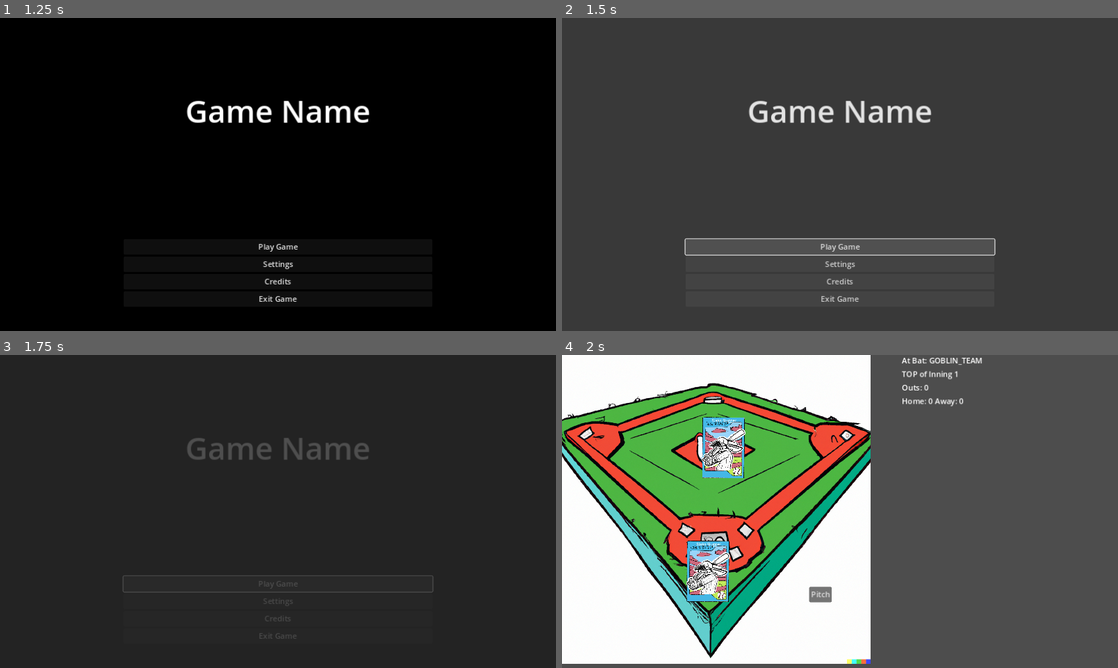
Above: before the commit, frames 1-4 (two rows, left to right).
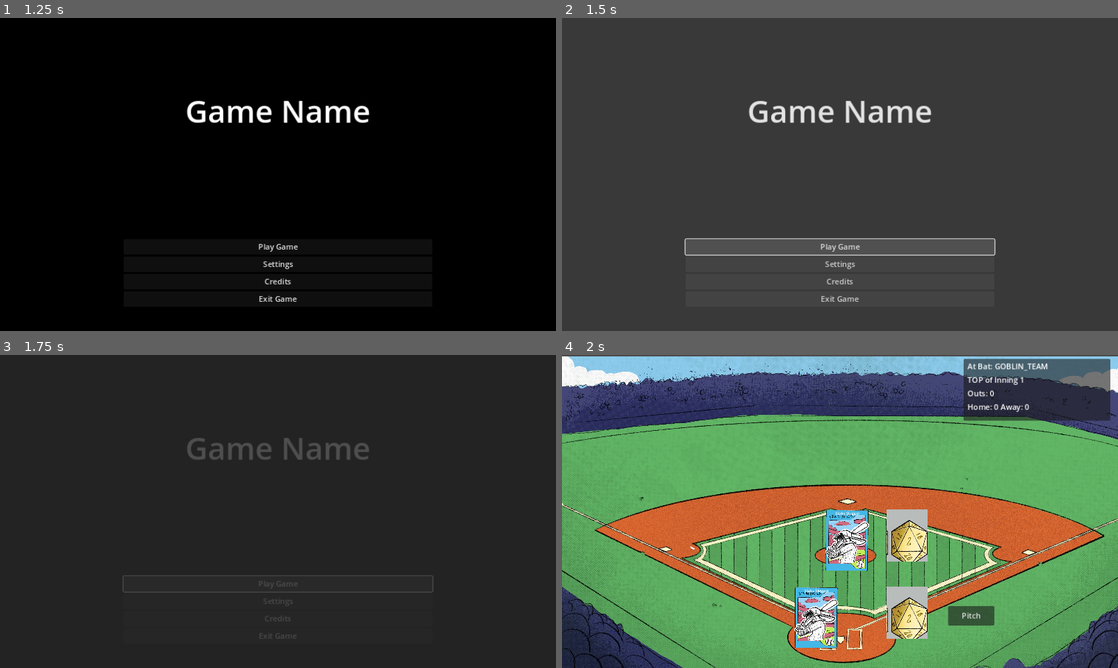
Above: after the commit, the same moments.

Repository: Zami77/MonsterModeBaseball
Game: Godot game, scene res://src/managers/game_manager/GameManager.tscn
Same seed, same stepped clock (60 frames per second), same inputs: the game is played once before the commit and once after it. Sound files missing from this copy of the repository are replaced by a short silence.
Inputs (mouse positions are in pixels of both pictures, inside the frame that each line leads up to):
- Up to frame 1 (1.25 s): move the mouse to (400, 158) at 0.52 s
- Up to frame 2 (1.5 s): click "Play Game" at 1.25 s
- Up to frame 3 (1.75 s): no input
- Up to frame 4 (2 s): no input

Frames 1-3 are identical in both runs. In frame 4, 97% of the frame differs, in the area x 0-100%, y 0-100%.

Commit message:
dice chucker and dice helper impl

Diff:
--- a/project.godot
+++ b/project.godot
@@ -20,6 +20,7 @@
 DataManager="*res://src/managers/DataManager.gd"
 AudioManager="*res://src/managers/AudioManager.gd"
 SettingsManager="*res://src/managers/SettingsManager.gd"
+DiceRollHelper="*res://src/common/DiceRollHelper.gd"
 
 [display]
 
--- /dev/null
+++ b/src/common/DiceRollHelper.gd
@@ -0,0 +1,23 @@
+extends Node
+
+var rng = RandomNumberGenerator.new()
+
+var dice_bag: Array[int] = []
+var dice_bag_size = 2
+
+func _ready():
+	rng.randomize()
+	_fill_bags()
+
+func roll_die() -> int:
+	if not dice_bag:
+		_fill_bags()
+
+	return dice_bag.pop_at(rng.randi_range(0, len(dice_bag) - 1))
+
+func _fill_bags() -> void:
+	dice_bag = []
+
+	for bag in dice_bag_size:
+		for i in range(1, 21):
+			dice_bag.append(i)
--- /dev/null
+++ b/src/dice_chucker/DiceChucker.gd
@@ -0,0 +1,14 @@
+class_name DiceChucker
+extends Node2D
+
+signal value_shown
+
+@onready var dice_sprite: Sprite2D = $DiceSprite
+@onready var animation_player: AnimationPlayer = $AnimationPlayer
+
+func chuck_dice(dice_val: int) -> void:
+	animation_player.play("chuck")
+	await animation_player.animation_finished
+
+	dice_sprite.frame = dice_val - 1
+	emit_signal("value_shown")
--- /dev/null
+++ b/src/dice_chucker/DiceChucker.tscn
@@ -0,0 +1,67 @@
+[gd_scene load_steps=5 format=3 uid="uid://dm5wcc88l2b"]
+
+[ext_resource type="Script" path="res://src/dice_chucker/DiceChucker.gd" id="1_bfij5"]
+[ext_resource type="Texture2D" uid="uid://bbpjwodoxtqiy" path="res://src/dice_chucker/dice_faces.JPG" id="2_4dxdb"]
+
+[sub_resource type="Animation" id="Animation_nqmap"]
+resource_name = "chuck"
+length = 0.5
+tracks/0/type = "value"
+tracks/0/imported = false
+tracks/0/enabled = true
+tracks/0/path = NodePath("DiceSprite:position")
+tracks/0/interp = 1
+tracks/0/loop_wrap = true
+tracks/0/keys = {
+"times": PackedFloat32Array(0, 0.1, 0.2, 0.3, 0.4, 0.5),
+"transitions": PackedFloat32Array(1, 1, 1, 1, 1, 1),
+"update": 0,
+"values": [Vector2(0, 0), Vector2(-8, 4), Vector2(0, -4), Vector2(8, -4), Vector2(-4, 2), Vector2(0, 0)]
+}
+tracks/1/type = "value"
+tracks/1/imported = false
+tracks/1/enabled = true
+tracks/1/path = NodePath("DiceSprite:rotation")
+tracks/1/interp = 1
+tracks/1/loop_wrap = true
+tracks/1/keys = {
+"times": PackedFloat32Array(0, 0.2, 0.5),
+"transitions": PackedFloat32Array(1, 1, 1),
+"update": 0,
+"values": [0.0, 3.14159, 6.28319]
+}
+tracks/2/type = "value"
+tracks/2/imported = false
+tracks/2/enabled = true
+tracks/2/path = NodePath("DiceSprite:skew")
+tracks/2/interp = 1
+tracks/2/loop_wrap = true
+tracks/2/keys = {
+"times": PackedFloat32Array(0, 0.3, 0.5),
+"transitions": PackedFloat32Array(1, 1, 1),
+"update": 0,
+"values": [0.0, 1.56905, 0.0]
+}
+
+[sub_resource type="AnimationLibrary" id="AnimationLibrary_002gp"]
+_data = {
+"chuck": SubResource("Animation_nqmap")
+}
+
+[node name="DiceChucker" type="Node2D"]
+script = ExtResource("1_bfij5")
+
+[node name="AnimationPlayer" type="AnimationPlayer" parent="."]
+libraries = {
+"": SubResource("AnimationLibrary_002gp")
+}
+
+[node name="DiceSprite" type="Sprite2D" parent="."]
+position = Vector2(-4.76837e-07, 9.53674e-07)
+rotation = 6.28319
+scale = Vector2(0.2, 0.22)
+texture = ExtResource("2_4dxdb")
+centered = false
+hframes = 5
+vframes = 5
+frame = 1
--- a/src/managers/match_manager/MatchManager.gd
+++ b/src/managers/match_manager/MatchManager.gd
@@ -10,10 +10,10 @@
 
 @onready var bases_manager: BasesManager = $BasesManager
 @onready var pitch_swing_button: DefaultButton = $PitchSwingButton
-@onready var at_bat_label: Label = $GameStatsContainer/AtBatLabel
-@onready var inning_label: Label = $GameStatsContainer/InningLabel
-@onready var outs_label: Label = $GameStatsContainer/OutsLabel
-@onready var score_label: Label = $GameStatsContainer/ScoreLabel
+@onready var at_bat_label: Label = $StatsPanel/GameStatsContainer/AtBatLabel
+@onready var inning_label: Label = $StatsPanel/GameStatsContainer/InningLabel
+@onready var outs_label: Label = $StatsPanel/GameStatsContainer/OutsLabel
+@onready var score_label: Label = $StatsPanel/GameStatsContainer/ScoreLabel
 
 # home team bats in the bottom of the inning
 var home_team: MonsterTeam
@@ -70,9 +70,15 @@
 func _execute_swing() -> void:
 	match_state = MatchState.MID_PITCH_SWING
 
-	var batter_roll = _roll_die()
-	var pitcher_roll = _roll_die()
+	var batter_roll = DiceRollHelper.roll_die()
+	var pitcher_roll = DiceRollHelper.roll_die()
 	print ("batter_roll: %d\tpitcher_roll: %d" % [batter_roll, pitcher_roll])
+
+	bases_manager.pitcher_dice_chucker.chuck_dice(pitcher_roll)
+	await bases_manager.pitcher_dice_chucker.value_shown
+
+	bases_manager.batter_dice_chucker.chuck_dice(batter_roll)
+	await bases_manager.batter_dice_chucker.value_shown
 
 	var swing_result
 	if batter_roll >= pitcher_roll:
@@ -89,9 +95,6 @@
 		_get_next_batter()
 
 	match_state = MatchState.MID_MATCH
-
-func _roll_die() -> int:
-	return rng.randi_range(1, 20)
 
 func _end_match() -> void:
 	match_state = MatchState.END_MATCH
--- a/src/managers/match_manager/MatchManager.tscn
+++ b/src/managers/match_manager/MatchManager.tscn
@@ -13,31 +13,39 @@
 [node name="BasesManager" parent="." instance=ExtResource("2_x2ck3")]
 
 [node name="PitchSwingButton" type="Button" parent="."]
-offset_left = 512.0
-offset_top = 480.0
-offset_right = 559.0
-offset_bottom = 511.0
+offset_left = 800.0
+offset_top = 520.0
+offset_right = 896.0
+offset_bottom = 560.0
 theme = ExtResource("4_buni1")
 text = "Pitch"
 script = ExtResource("5_t27ud")
 
-[node name="GameStatsContainer" type="VBoxContainer" parent="."]
-offset_left = 704.0
-offset_right = 1088.0
-offset_bottom = 576.0
+[node name="StatsPanel" type="Panel" parent="."]
+offset_left = 832.0
+offset_top = 8.0
+offset_right = 1136.0
+offset_bottom = 136.0
 
-[node name="AtBatLabel" type="Label" parent="GameStatsContainer"]
+[node name="GameStatsContainer" type="VBoxContainer" parent="StatsPanel"]
+layout_mode = 0
+offset_left = 8.0
+offset_top = 4.0
+offset_right = 296.0
+offset_bottom = 120.0
+
+[node name="AtBatLabel" type="Label" parent="StatsPanel/GameStatsContainer"]
 layout_mode = 2
 text = "At Bat:"
 
-[node name="InningLabel" type="Label" parent="GameStatsContainer"]
+[node name="InningLabel" type="Label" parent="StatsPanel/GameStatsContainer"]
 layout_mode = 2
 text = "Top of Inning 1"
 
-[node name="OutsLabel" type="Label" parent="GameStatsContainer"]
+[node name="OutsLabel" type="Label" parent="StatsPanel/GameStatsContainer"]
 layout_mode = 2
 text = "Top of Inning 1"
 
-[node name="ScoreLabel" type="Label" parent="GameStatsContainer"]
+[node name="ScoreLabel" type="Label" parent="StatsPanel/GameStatsContainer"]
 layout_mode = 2
 text = "Home: 0	 Away: 0"
--- a/src/managers/match_manager/bases_manager/BasesManager.gd
+++ b/src/managers/match_manager/bases_manager/BasesManager.gd
@@ -12,8 +12,10 @@
 @onready var third_base: Node2D = $ThirdBase
 @onready var pitcher_mound: Node2D = $PitcherMound
 @onready var dug_out: Node2D = $DugOut
+@onready var pitcher_dice_chucker: DiceChucker = $PitcherMound/PitcherDiceChucker
+@onready var batter_dice_chucker: DiceChucker = $HomeBase/BatterDiceChucker
 
-enum BasePlate { HOME = 4, AT_BAT = 0, FIRST = 1, SECOND = 2, THIRD = 3 }
+enum BasePlate { HOME = 4, AT_BAT = 0, FIRST = 1, SECOND = 2, THIRD = 3, DUG_OUT = 5 }
 
 var base_layout: Array[MonsterCharacter] = [
 	null, # AT_BAT
@@ -55,6 +57,8 @@
 	base_layout[BasePlate.AT_BAT] = null
 	at_bat.monster_card.shake()
 	await at_bat.monster_card.shook
+	_move_monster_to_base(BasePlate.DUG_OUT, at_bat)
+	await monster_moved_to_base
 	emit_signal("swing_result_handled")
 	emit_signal("out", at_bat)
 
@@ -62,6 +66,8 @@
 	base_layout[BasePlate.AT_BAT] = null
 	at_bat.monster_card.shake()
 	await at_bat.monster_card.shook
+	_move_monster_to_base(BasePlate.DUG_OUT, at_bat)
+	await monster_moved_to_base
 	emit_signal("swing_result_handled")
 	emit_signal("out", at_bat)
 
@@ -69,6 +75,8 @@
 	base_layout[BasePlate.AT_BAT] = null
 	at_bat.monster_card.shake()
 	await at_bat.monster_card.shook
+	_move_monster_to_base(BasePlate.DUG_OUT, at_bat)
+	await monster_moved_to_base
 	emit_signal("swing_result_handled")
 	emit_signal("out", at_bat)
 
@@ -137,5 +145,7 @@
 			return second_base.global_position
 		BasePlate.THIRD:
 			return third_base.global_position
+		BasePlate.DUG_OUT:
+			return dug_out.global_position
 		_:
 			return home_base.global_position
--- a/src/managers/match_manager/bases_manager/BasesManager.tscn
+++ b/src/managers/match_manager/bases_manager/BasesManager.tscn
@@ -1,32 +1,39 @@
-[gd_scene load_steps=3 format=3 uid="uid://ckxdks178b2gg"]
+[gd_scene load_steps=4 format=3 uid="uid://ckxdks178b2gg"]
 
 [ext_resource type="Script" path="res://src/managers/match_manager/bases_manager/BasesManager.gd" id="1_hehpq"]
-[ext_resource type="Texture2D" uid="uid://c70ssf6q8af5q" path="res://src/managers/match_manager/bases_manager/DALL·E 2023-11-28 21.36.28 - baseball diamond, cartoon style.png" id="2_3gt5b"]
+[ext_resource type="Texture2D" uid="uid://dqejy6pdf8ldm" path="res://src/managers/match_manager/bases_manager/baseball_diamond_prototype.JPG" id="2_khabe"]
+[ext_resource type="PackedScene" uid="uid://dm5wcc88l2b" path="res://src/dice_chucker/DiceChucker.tscn" id="3_hm2t4"]
 
 [node name="BasesManager" type="Node2D"]
 script = ExtResource("1_hehpq")
 
 [node name="BaseballDiamondTextureRect" type="TextureRect" parent="."]
-offset_right = 640.0
-offset_bottom = 640.0
-texture = ExtResource("2_3gt5b")
+offset_right = 1184.0
+offset_bottom = 672.0
+texture = ExtResource("2_khabe")
 expand_mode = 1
 stretch_mode = 5
 
 [node name="HomeBase" type="Node2D" parent="."]
-position = Vector2(256, 384)
+position = Vector2(480, 480)
+
+[node name="BatterDiceChucker" parent="HomeBase" instance=ExtResource("3_hm2t4")]
+position = Vector2(192, 0)
 
 [node name="FirstBase" type="Node2D" parent="."]
-position = Vector2(544, 128)
+position = Vector2(896, 352)
 
 [node name="SecondBase" type="Node2D" parent="."]
-position = Vector2(288, 32)
+position = Vector2(544, 192)
 
 [node name="ThirdBase" type="Node2D" parent="."]
-position = Vector2(32, 96)
+position = Vector2(160, 352)
 
 [node name="PitcherMound" type="Node2D" parent="."]
-position = Vector2(288, 128)
+position = Vector2(544, 320)
+
+[node name="PitcherDiceChucker" parent="PitcherMound" instance=ExtResource("3_hm2t4")]
+position = Vector2(128, 0)
 
 [node name="DugOut" type="Node2D" parent="."]
 position = Vector2(-160, 224)
Binary file added: src/dice_chucker/dice_faces.JPG
Not shown, added: src/dice_chucker/dice_faces.JPG.import
Binary file added: src/managers/match_manager/bases_manager/baseball_diamond_prototype.JPG
Not shown, added: src/managers/match_manager/bases_manager/baseball_diamond_prototype.JPG.import
